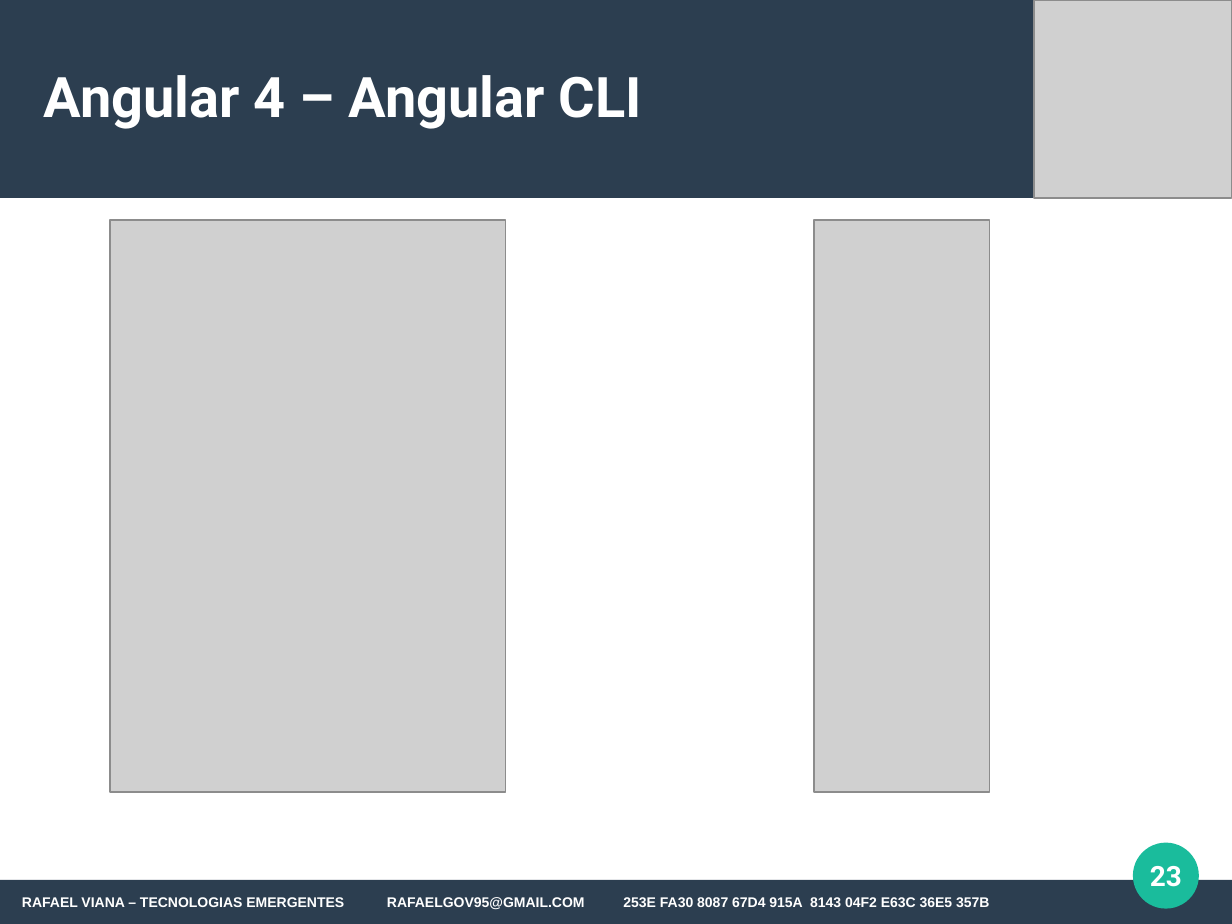
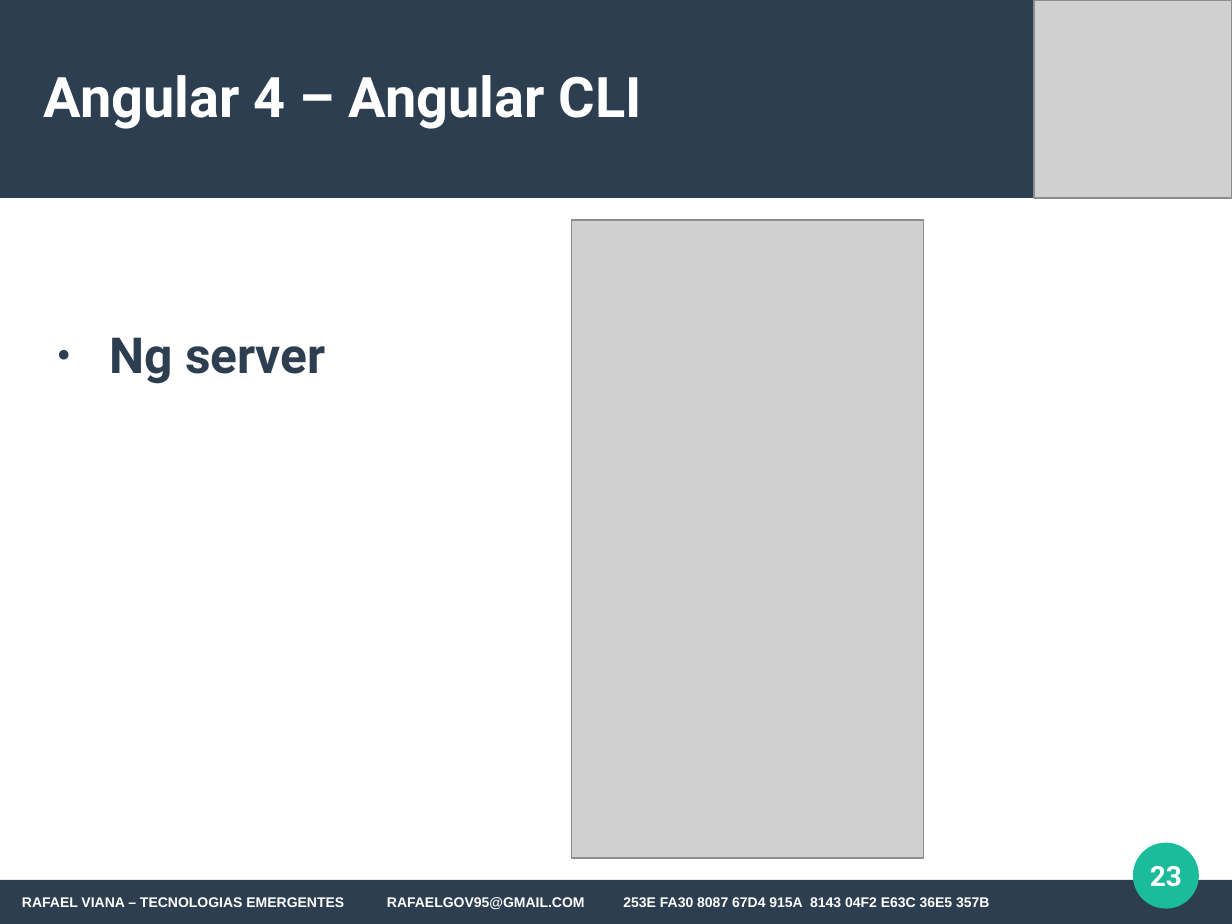
Before and after one commit to rafaelgov95/TE, a slide deck: slide 23 of Apresentação/Angular-4.odp. Drawn at 1232x924 pixels with LibreOffice and Linux fonts; fonts in the diff are those of the drawing; grey boxes stand for pictures. Boxes give left, top, right and bottom in pixels: in the first picture for what was removed or moved away, otherwise in the second. Text is boxed around its words. In the diff, an @@ line names an element or a change of style, - is before the commit and + after.

```diff
--- a/Apresentação/Angular-4.odp
+++ b/Apresentação/Angular-4.odp
@@ picture removed at (x1=110, y1=220, x2=505, y2=793) @@
@@ picture resized from (x1=814, y1=220, x2=989, y2=793) to (x1=572, y1=220, x2=925, y2=859) @@
@@ text added at (x1=109, y1=337, x2=326, y2=384), 32 pt, text #2C3E50, bold @@
+● Ng server
```
Also in this commit, not shown: 3 other slides changed, 2 slides added, 1 other file.
